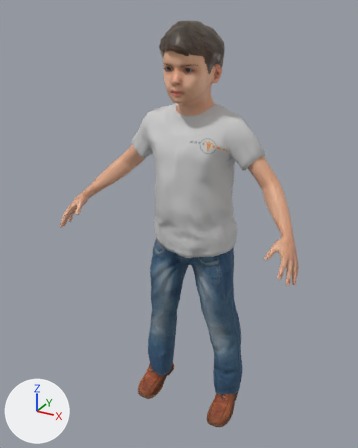
What one commit did to the glTF model avatares/visor/modelos/nino.glb.
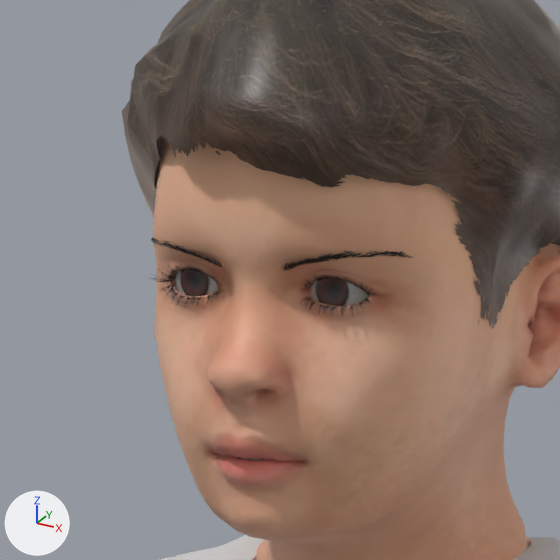
There are two pictures of each version: one whole from a 50 mm lens placed at (0.605, -1.207, 1.191), pointed at (-0.025, -0.063, 0.619), one close up on the part from 40% to 61% of the width and 7% to 24% of the height. Lighting does not change. The marker at lower left points along +X, +Y and +Z. The last two pictures show the newer version.

Names of what the first close-up shows: 'nino.body', 'nino.eyebrow005', 'nino.eyelashes01', 'nino.high-poly', 'nino.male_casualsuit06', 'nino.short02' and 1 more.
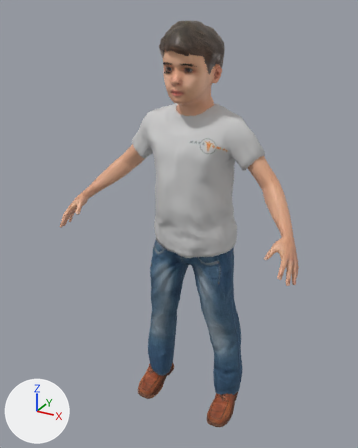
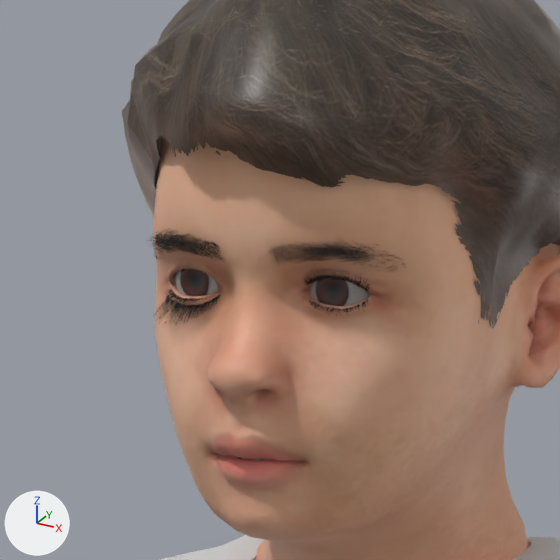
The newer file adds a shape key; the second version is drawn at full value of the shape key 'eyeBlinkRight' of 'nino.mindfront_eyelashes_02', and the change is written as the vertex moves it makes.

Boxes [x1, y1, x2, y2] around the edits, measured in the close-ups (560 x 560 px):
'nino.mindfront_eyebrows_13', added
    after: [149, 229, 406, 271]
'nino.mindfront_eyelashes_02', added
    after: [154, 269, 370, 325]
'nino.eyebrow005', deleted
    before: [151, 238, 414, 271]
'nino.eyelashes01', deleted
    before: [149, 264, 376, 317]

What the commit changed:
Material 'nino.mindfront_eyebrows_13' (mat_nino_mindfront_eyebrows_13) is new.
Its base color is (0.0, 0.0, 0.0) (black #000000).
Its roughness is 0.6.
Mesh me_mind_eyelashes_02 is new.
It has 10215 vertices, 22468 faces and spans x -0.0421..0.0404, y -0.1199..-0.1065, z 1.0367..1.0585.
It uses material mat_nino_mindfront_eyebrows_13 (black #000000).
Mesh me_mind_eyebrows_13 is new.
It has 12184 vertices, 15976 faces and spans x -0.0478..0.048, y -0.126..-0.1014, z 1.0556..1.0686.
It uses material mat_nino_mindfront_eyebrows_13 (black #000000).
Object 'nino.eyebrow005' (ob_nino_eyebrow005) is deleted.
Object 'nino.eyelashes01' (ob_nino_eyelashes01) is deleted.
Object 'nino.mindfront_eyelashes_02' (ob_nino_mindfront_eyelashes_02) is new; it shows me_mind_eyelashes_02.
Its location is (0.0, 0.0, 0.0).
Object 'nino.mindfront_eyebrows_13' (ob_nino_mindfront_eyebrows_13) is new; it shows me_mind_eyebrows_13.
Its location is (0.0, 0.0, 0.0).
